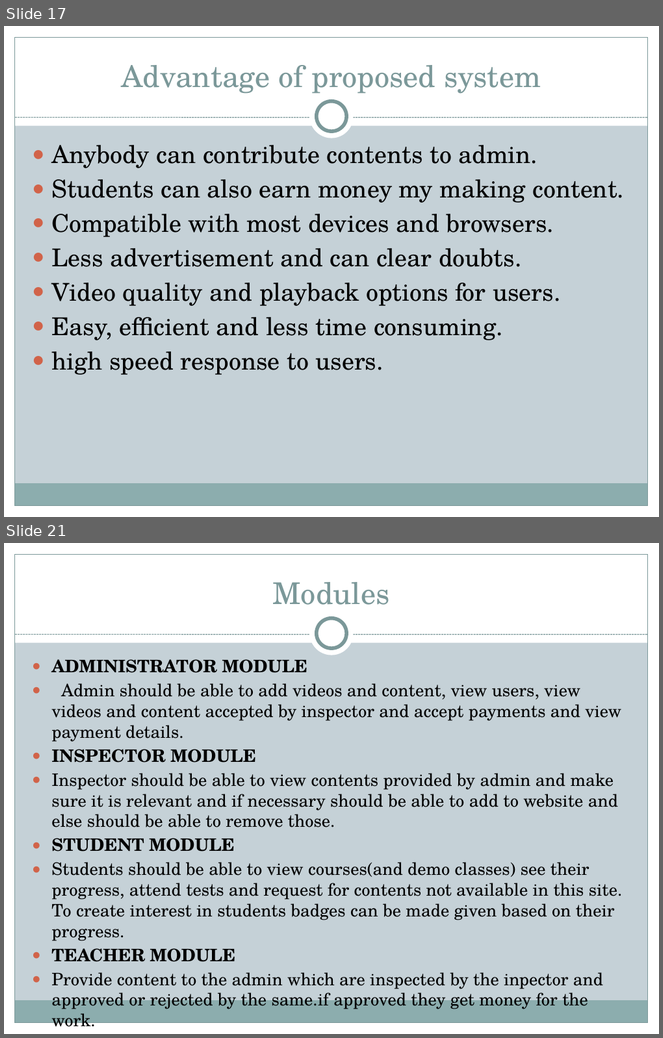
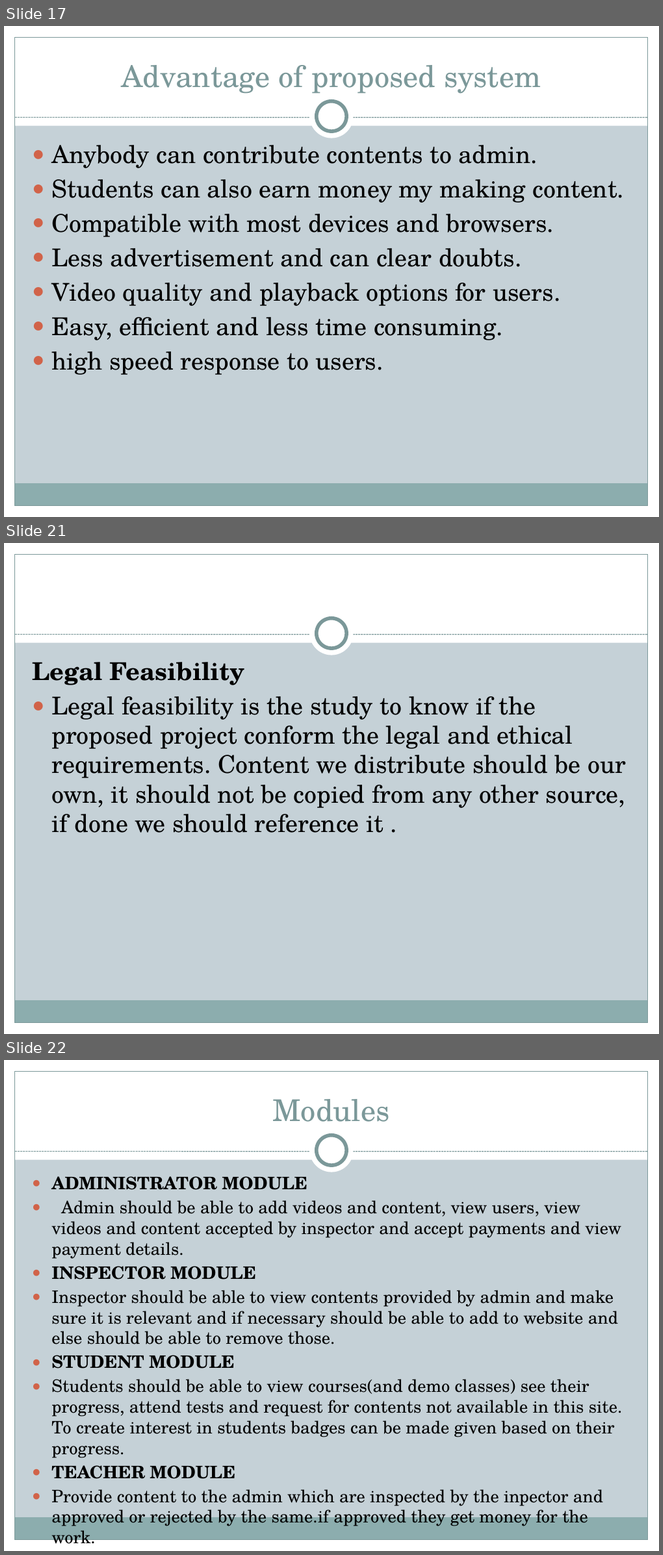
Before and after one commit to Bsccs/tutorial-site, a slide deck: documentation/project.pptx. Shown one above the other, each under a label of ours: slides 17 and 21 before the commit, slides 17, 21 and 22 after it; the slides between them are not shown. The pictures are 663x1038 and 663x1555 pixels, drawn with LibreOffice and Linux fonts; fonts in the diff are those of the drawing. Boxes give left, top, right and bottom in pixels: in the first picture for what was removed or moved away, otherwise in the second. Text is boxed around its words. In the diff, an @@ line names an element or a change of style, - is before the commit and + after.

```diff
--- a/documentation/project.pptx
+++ b/documentation/project.pptx
@@ slide 21 added at box(4, 543, 659, 1034), background #C5D1D7; not listed: 9 template elements that a slide beside it also shows @@
@@ text added at box(32, 662, 626, 833), 27 pt, text #000000 @@
+Legal Feasibility
+● Legal feasibility is the study to know if the proposed project conform the legal and ethical requirements. Content we distribute should be our own, it should not be copied from any other source, if done we should reference it .
@@ what was slide 21 is now slide 22 @@
```
Also in this commit, not shown: 4 slides changed, 6 other slides added.
